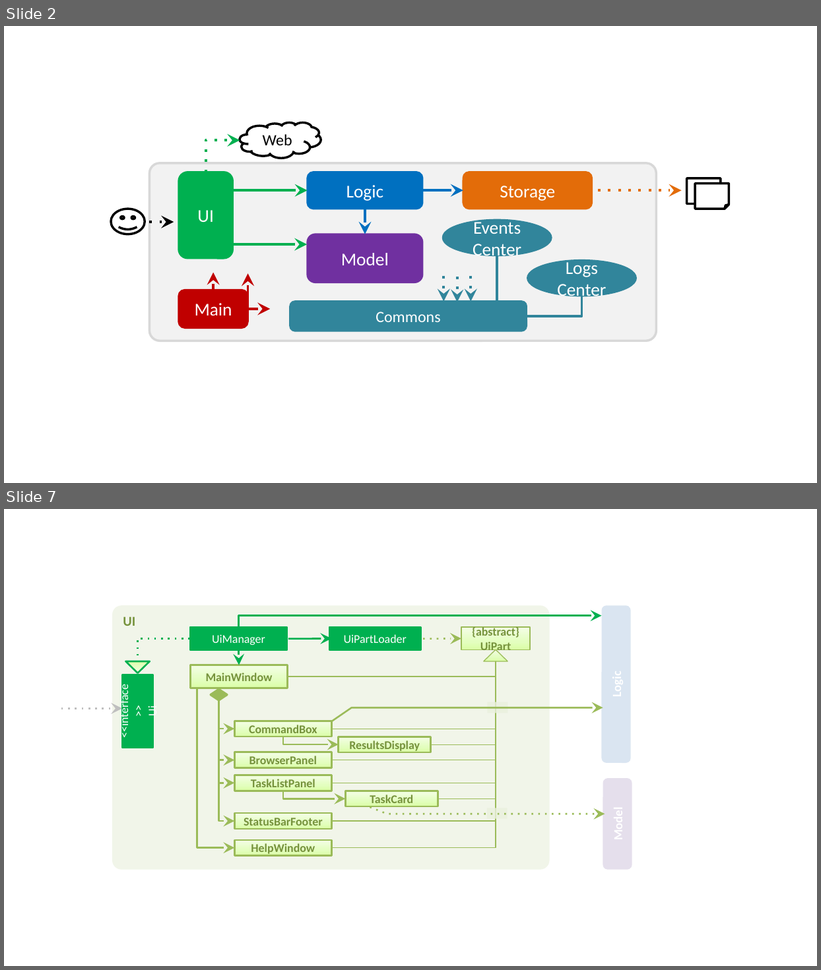
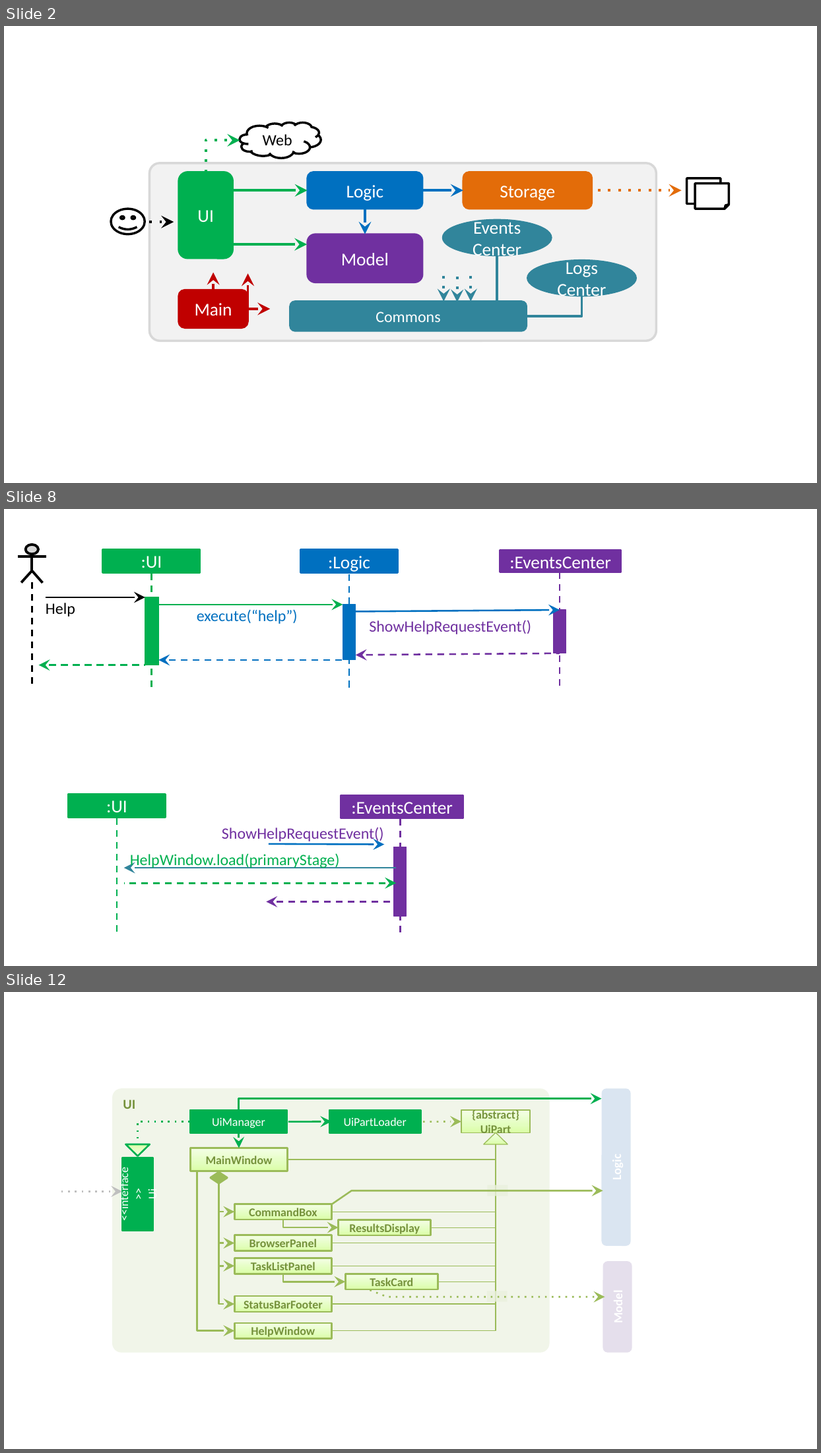
Before and after one commit to CS2103AUG2016-F09-C1/addressbook-level4, a slide deck: docs/diagrams/Diagrams.pptx. Shown one above the other, each under a label of ours: slides 2 and 7 before the commit, slides 2, 8 and 12 after it; the slides between them are not shown. The pictures are 821x970 and 821x1453 pixels, drawn with LibreOffice and Linux fonts; fonts in the diff are those of the drawing. Boxes give left, top, right and bottom in pixels: in the first picture for what was removed or moved away, otherwise in the second. Text is boxed around its words. In the diff, an @@ line names an element or a change of style, - is before the commit and + after.

```diff
--- a/docs/diagrams/Diagrams.pptx
+++ b/docs/diagrams/Diagrams.pptx
@@ slide 8 added at [4, 509, 817, 966], background #FFFFFF @@
@@ group added at [18, 545, 621, 934]: 10 arrows, 9 rectangles, 8 lines, 5 texts, 1 ellipse, 1 freeform shape @@
+:UI
+:Logic
+:EventsCenter
+Help
+execute(“help”)
+ShowHelpRequestEvent()
+:EventsCenter
+:UI
+HelpWindow.load(primaryStage)
+ShowHelpRequestEvent()
@@ what was slide 7 is now slide 12 @@
```
Also in this commit, not shown: 3 slides changed, 7 other slides added, 3 slides removed, 1 other file.
